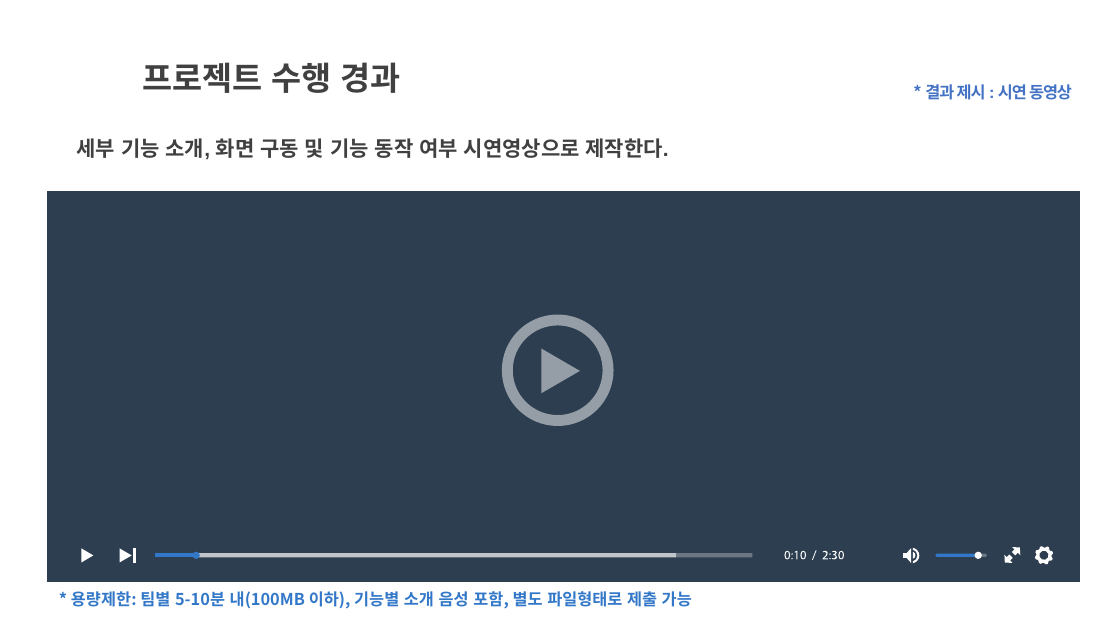
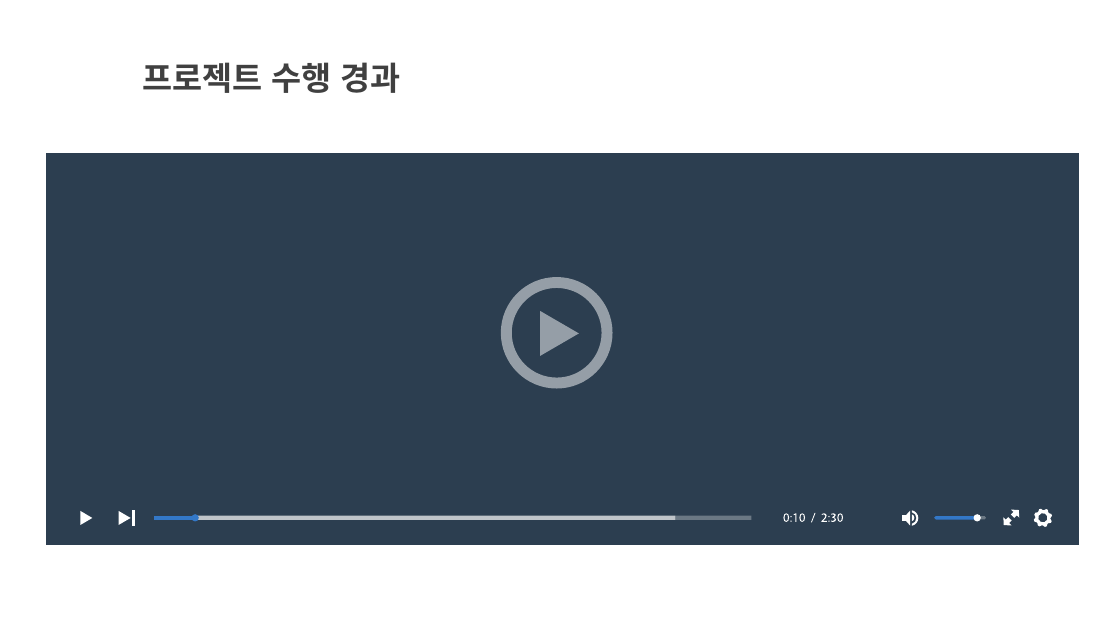
Before and after one commit to green424minee/greenart-HumanCloud, a slide deck: slide 8 of 문서/3_팀_프로젝트_결과보고서.pptx. Drawn at 1120x630 pixels with LibreOffice and Linux fonts; fonts in the diff are those of the drawing. Boxes give left, top, right and bottom in pixels: in the first picture for what was removed or moved away, otherwise in the second. Text is boxed around its words. In the diff, an @@ line names an element or a change of style, - is before the commit and + after.

Commit message:
Add files via upload
완성된 파일이 아님

```diff
--- a/문서/3_팀_프로젝트_결과보고서.pptx
+++ b/문서/3_팀_프로젝트_결과보고서.pptx
@@ text removed at (925, 84, 1072, 100) @@
-* 결과 제시 : 시연 동영상
@@ text removed at (77, 138, 669, 160) @@
-세부 기능 소개, 화면 구동 및 기능 동작 여부 시연영상으로 제작한다.
@@ 8 freeform shapes: place and size @@
-8 freeform shapes at (134, 314, 1054, 565)
+8 freeform shapes at (133, 277, 1053, 528)
@@ 22 freeform shapes: place and size @@
-22 freeform shapes at (47, 191, 1081, 582)
+22 freeform shapes at (46, 153, 1080, 544)
@@ text removed at (71, 591, 692, 609) @@
-* 용량제한: 팀별 5-10분 내(100MB 이하), 기능별 소개 음성 포함, 별도 파일형태로 제출 가능
```
Also in this commit, not shown: 5 other slides changed, 1 slide added, 1 slide removed.
